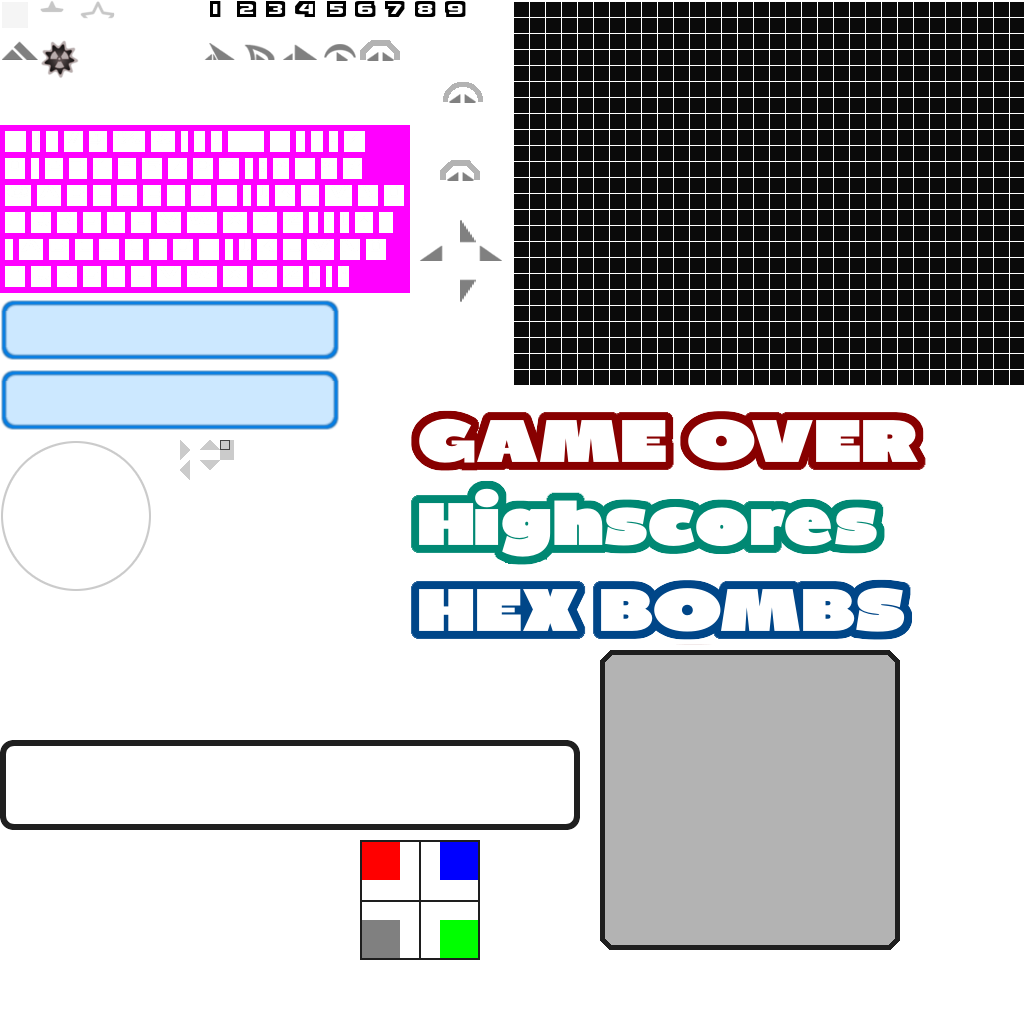
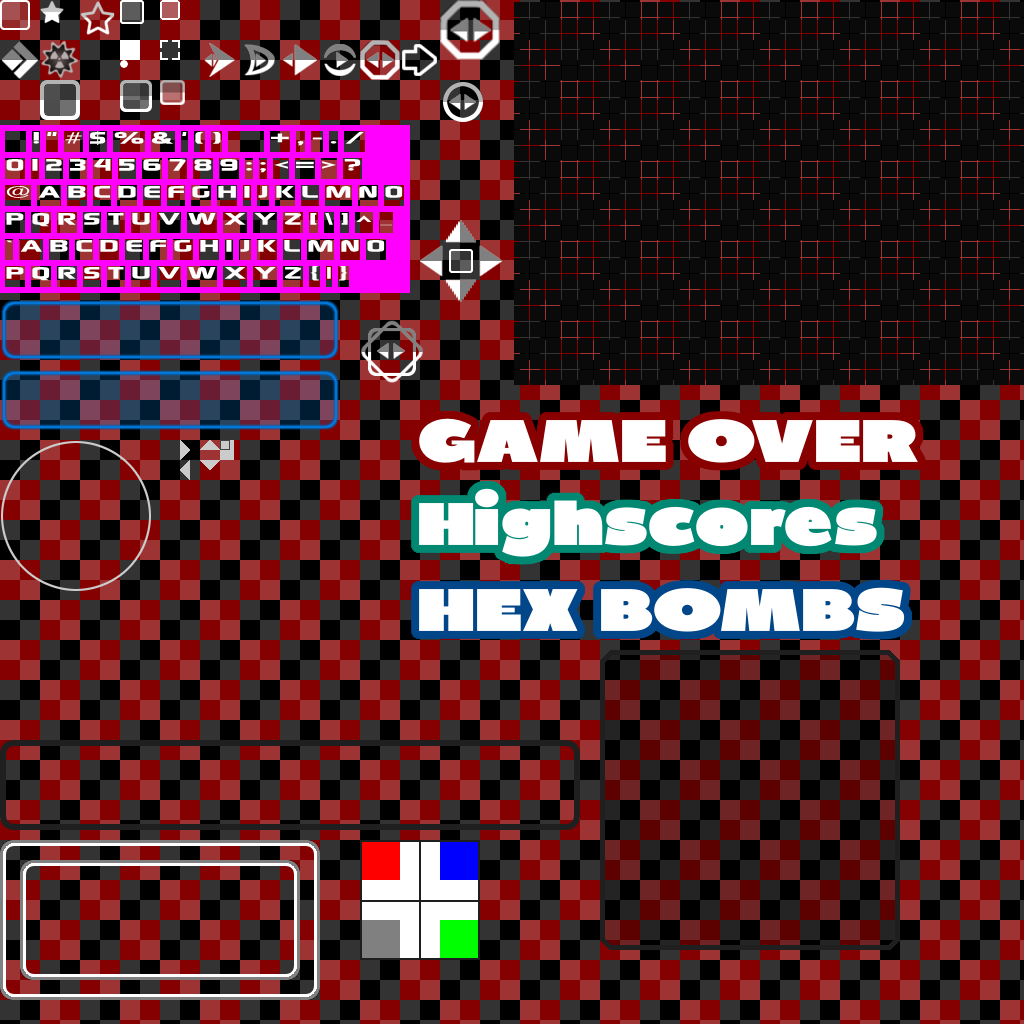
Layered file, before and after one edit (w=1024, h=1024). Changes by layer:
painted on "Ebene" over [220, 0, 500, 571]
"Ebene #7": opacity 100% → 50%, painted on it over [0, 0, 1024, 1000]
added layer "Ebene #13" above "Ebene #17" over [0, 0, 1024, 1000]
showed "Ebene #17" over [0, 0, 1024, 1024]
